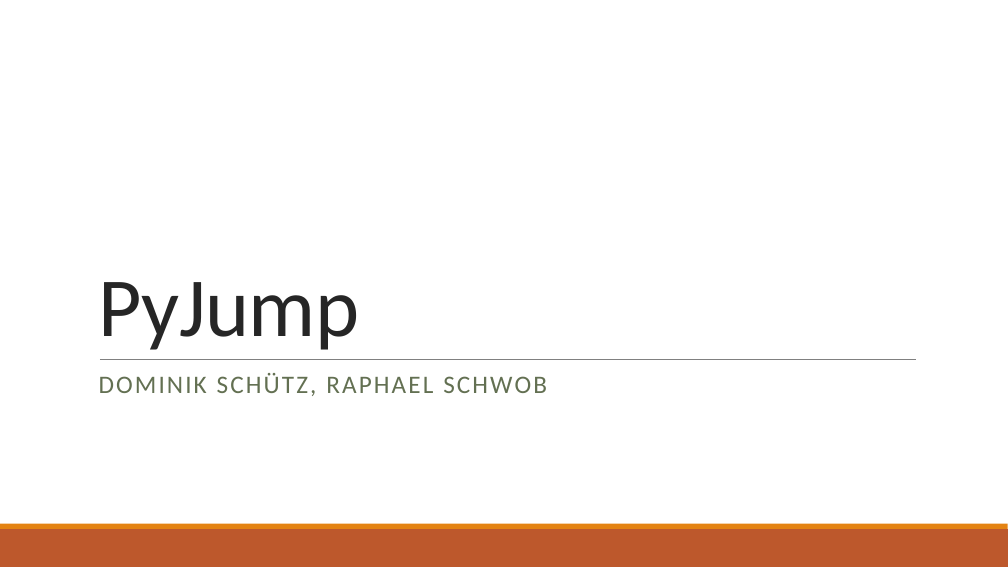
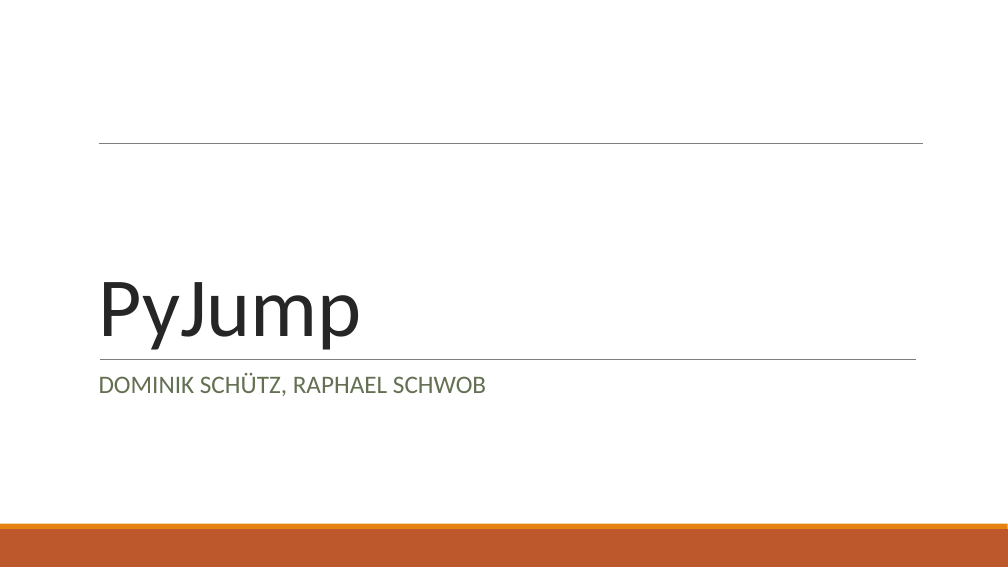
Before and after one commit to raphael-s/M306, a slide deck: slide 1 of docs/Projektpräsentation.pptx. Drawn at 1008x567 pixels with LibreOffice and Linux fonts; fonts in the diff are those of the drawing. Boxes give left, top, right and bottom in pixels: in the first picture for what was removed or moved away, otherwise in the second. Text is boxed around its words. In the diff, an @@ line names an element or a change of style, - is before the commit and + after.

```diff
--- a/docs/Projektpräsentation.pptx
+++ b/docs/Projektpräsentation.pptx
@@ title "PyJump" at (98,282,362,350): letter spacing -0.5 to 0 pt @@
@@ line added from (99, 144) to (923, 144), #7F7F7F 0.75 pt @@
@@ subtitle "DOMINIK SCHÜTZ, RAPHAEL SCHWOB" at (99,373,486,396): letter spacing 2 to 0 pt; less space between paragraphs @@
```
Also in this commit, not shown: 10 other slides changed, 1 slide added.
